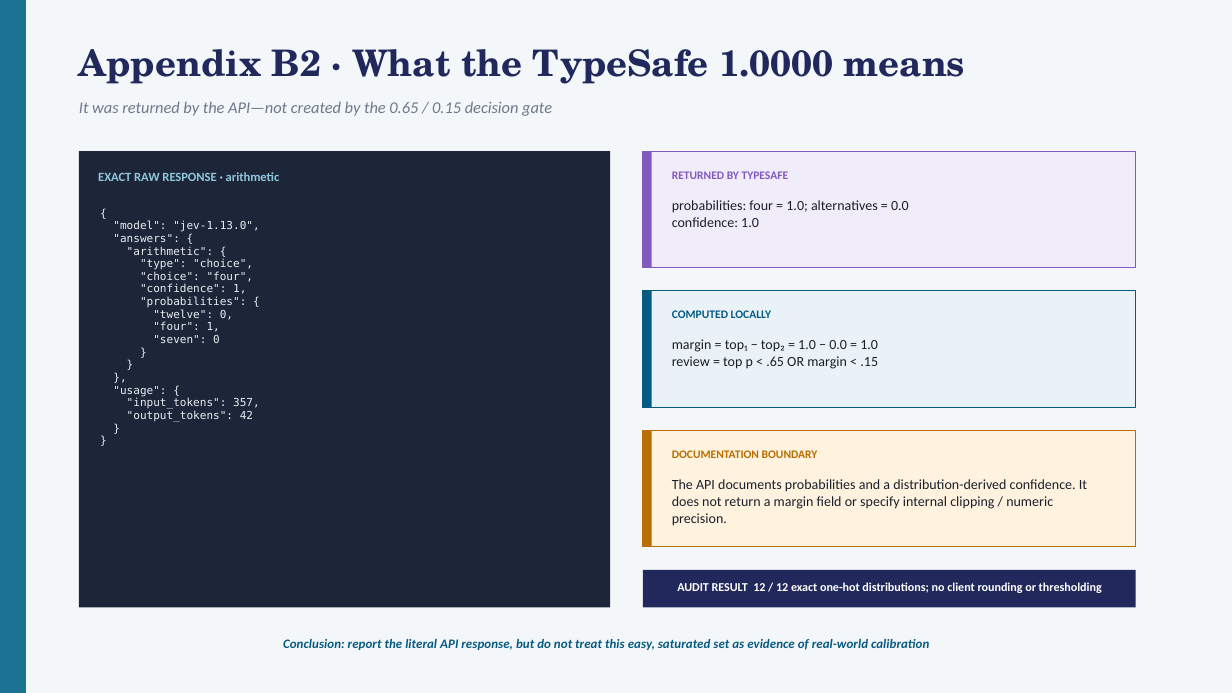
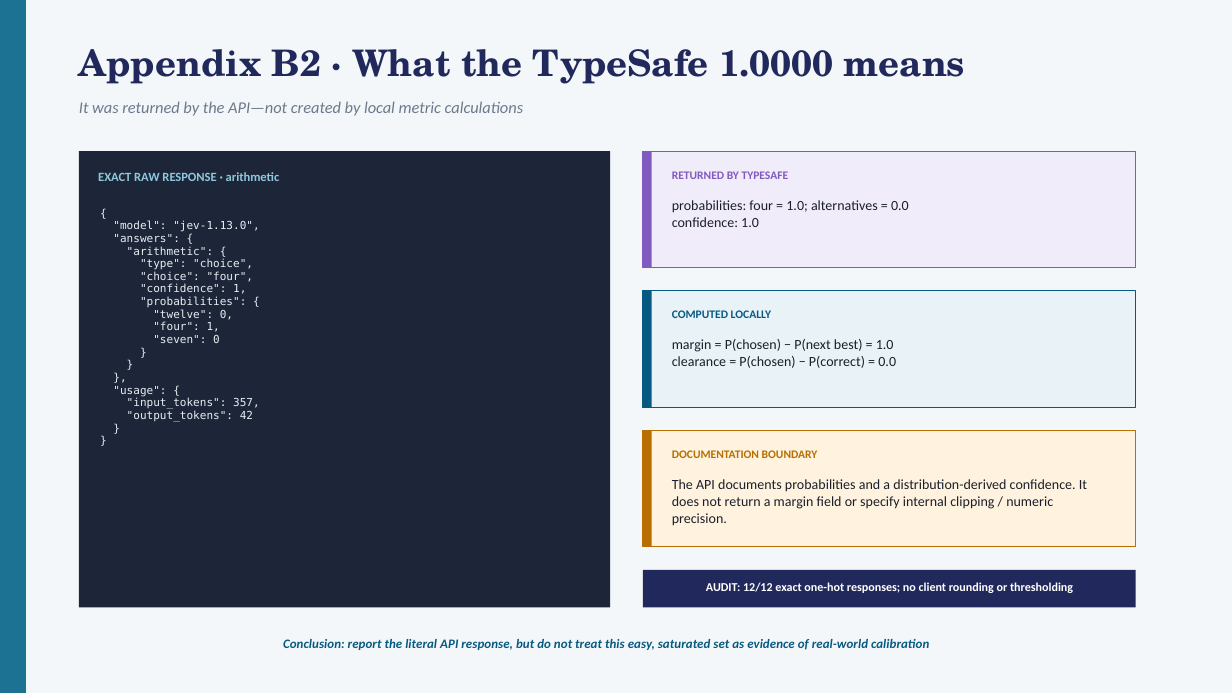
Before and after one commit to maustin10/OpenSystem1-classifier, a slide deck: slide 28 of results/Smoke-Test-Comparison-System1-vs-ModernBERT-clearance-distributions.pptx. Drawn at 1232x693 pixels with LibreOffice and Linux fonts; fonts in the diff are those of the drawing. Boxes give left, top, right and bottom in pixels: in the first picture for what was removed or moved away, otherwise in the second. Text is boxed around its words. In the diff, an @@ line names an element or a change of style, - is before the commit and + after.

Commit message:
Redefine clearance and document JEV claims

```diff
--- a/results/Smoke-Test-Comparison-System1-vs-ModernBERT-clearance-distributions.pptx
+++ b/results/Smoke-Test-Comparison-System1-vs-ModernBERT-clearance-distributions.pptx
@@ text at (79, 101, 524, 116): text changed @@
-It was returned by the API—not created by the 0.65 / 0.15 decision gate
+It was returned by the API—not created by local metric calculations
@@ text at (672, 339, 896, 368): text changed @@
-margin = top₁ − top₂ = 1.0 − 0.0 = 1.0
-review = top p < .65 OR margin < .15
+margin = P(chosen) − P(next best) = 1.0
+clearance = P(chosen) − P(correct) = 0.0
@@ text at (706, 582, 1073, 593): text changed @@
-AUDIT RESULT 12 / 12 exact one-hot distributions; no client rounding or thresholding
+AUDIT: 12/12 exact one-hot responses; no client rounding or thresholding
```
Also in this commit, not shown: 19 other slides changed, 4 other files.
